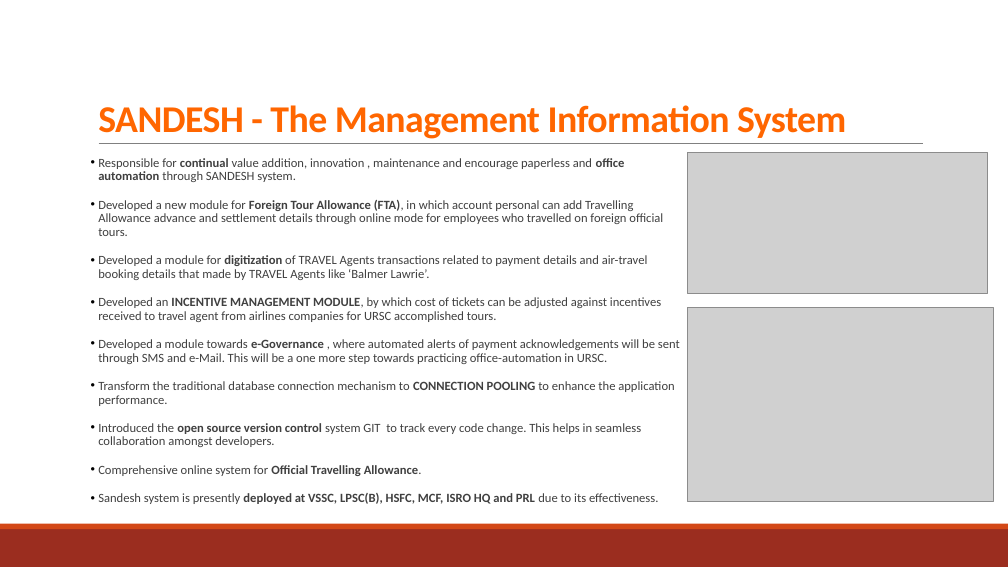
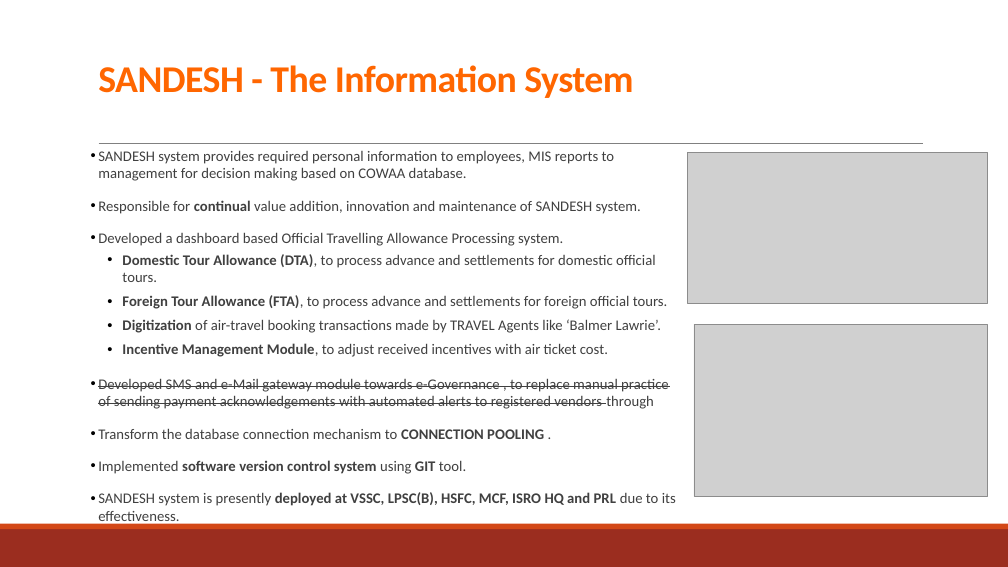
Before and after one commit to NavdeepGarg/DPC_Repo, a slide deck: slide 6 of handOutSources/navdeep.pptx (slide 5 before the commit). Drawn at 1008x567 pixels with LibreOffice and Linux fonts; fonts in the diff are those of the drawing; grey boxes stand for pictures. Boxes give left, top, right and bottom in pixels: in the first picture for what was removed or moved away, otherwise in the second. Text is boxed around its words. In the diff, an @@ line names an element or a change of style, - is before the commit and + after.

```diff
--- a/handOutSources/navdeep.pptx
+++ b/handOutSources/navdeep.pptx
@@ title at <box>98,65,633,98</box>: text changed @@
-SANDESH - The Management Information System
+SANDESH - The Information System
@@ text at <box>98,150,676,526</box>: text changed; size 12 to 14 pt @@
-• Responsible for continual value addition, innovation , maintenance and encourage paperless and office automation through SANDESH system.
-• Developed a new module for Foreign Tour Allowance (FTA), in which account personal can add Travelling Allowance advance and settlement details through online mode for employees who travelled on foreign official tours.
-• Developed a module for digitization of TRAVEL Agents transactions related to payment details and air-travel booking details that made by TRAVEL Agents like ‘Balmer Lawrie’.
-• Developed an INCENTIVE MANAGEMENT MODULE, by which cost of tickets can be adjusted against incentives received to travel agent from airlines companies for URSC accomplished tours.
-• Developed a module towards e-Governance , where automated alerts of payment acknowledgements will be sent through SMS and e-Mail. This will be a one more step towards practicing office-automation in URSC.
-• Transform the traditional database connection mechanism to CONNECTION POOLING to enhance the application performance.
-• Introduced the open source version control system GIT to track every code change. This helps in seamless collaboration amongst developers.
-• Comprehensive online system for Official Travelling Allowance.
-• Sandesh system is presently deployed at VSSC, LPSC(B), HSFC, MCF, ISRO HQ and PRL due to its effectiveness.
+• SANDESH system provides required personal information to employees, MIS reports to management for decision making based on COWAA database.
+• Responsible for continual value addition, innovation and maintenance of SANDESH system.
+• Developed a dashboard based Official Travelling Allowance Processing system.
+  • Domestic Tour Allowance (DTA), to process advance and settlements for domestic official tours.
+  • Foreign Tour Allowance (FTA), to process advance and settlements for foreign official tours.
+  • Digitization of air-travel booking transactions made by TRAVEL Agents like ‘Balmer Lawrie’.
+  • Incentive Management Module, to adjust received incentives with air ticket cost.
+• Developed SMS and e-Mail gateway module towards e-Governance , to replace manual practice of sending payment acknowledgements with automated alerts to registered vendors through
+• Transform the database connection mechanism to CONNECTION POOLING .
+• Implemented software version control system using GIT tool.
+• SANDESH system is presently deployed at VSSC, LPSC(B), HSFC, MCF, ISRO HQ and PRL due to its effectiveness.
@@ picture: place and size @@
-picture at <box>687,153,987,293</box>
+picture at <box>687,153,987,303</box>
@@ picture: place and size @@
-picture at <box>687,307,993,501</box>
+picture at <box>694,324,987,497</box>
```
Also in this commit, not shown: 4 other slides changed, 1 slide added, 3 other files.
